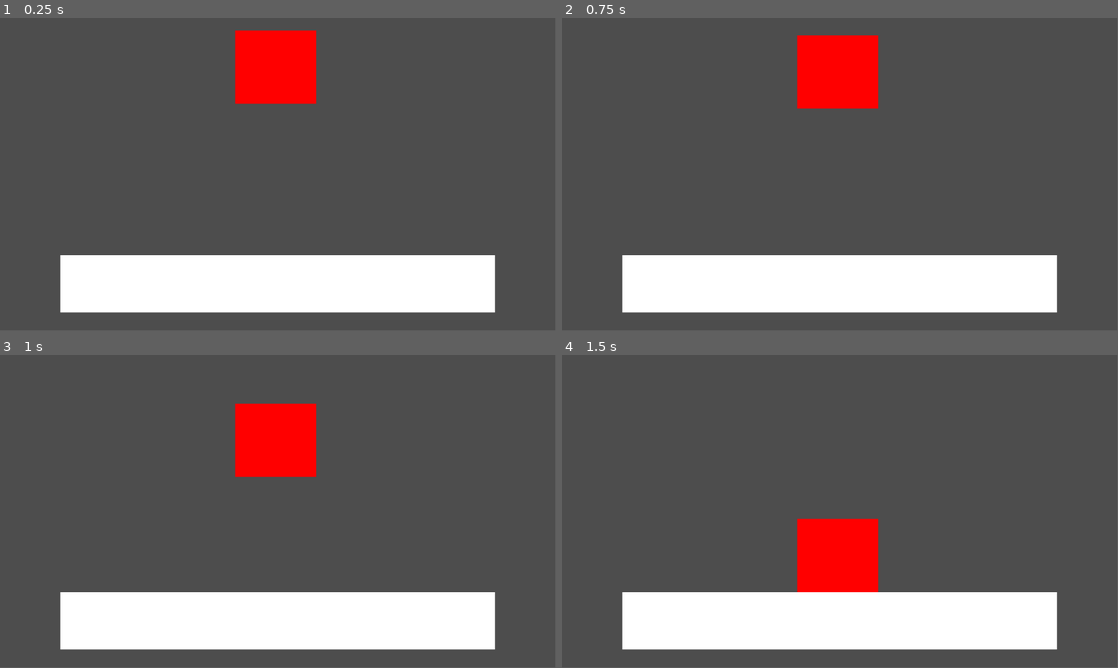
Above: before the commit, frames 1-4 (two rows, left to right).
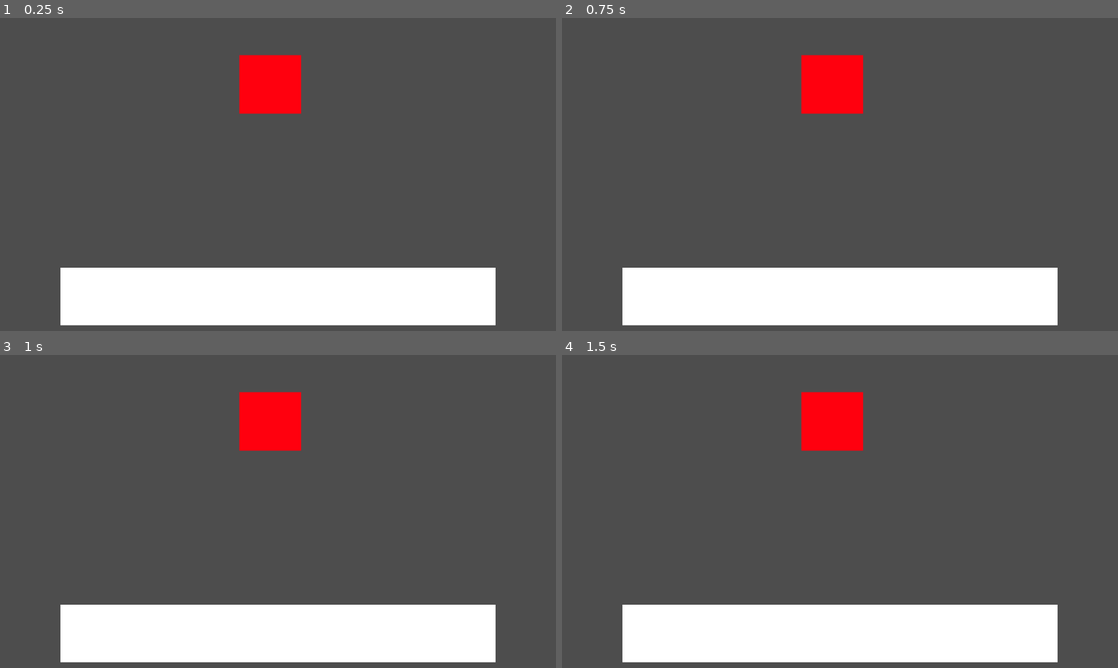
Above: after the commit, the same moments.

Repository: Tassnaz/FallingBlock
Game: Godot game, scene res://Scenes/main.tscn
The game is run twice, just before and just after one commit, with the same random seed, the same clock (stepped at 60 frames per second) and the same inputs.
Inputs (mouse positions are in pixels of both pictures, inside the frame that each line leads up to):
- Up to frame 1 (0.25 s): no input
- Up to frame 2 (0.75 s): tap Enter at 0.5 s; move the mouse to (962, 158) at 0.52 s; tap Space (Drop) at 0.6 s
- Up to frame 3 (1 s): click (400, 495) at 0.8 s
- Up to frame 4 (1.5 s): move the mouse to (728, 527) at 1.27 s; click (728, 527) at 1.35 s
In our replay, the window is 799x449 before the commit and 800x450 after it. These sizes can differ from the game's own. Grey fills any space a smaller window leaves; there, only what the larger window draws over its background counts as a difference.

The runs differ from the first frame. In frame 1, 8.6% of the frame differs, in the area x 10-90%, y 4-99%; in frame 2, 8.2%; in frame 3, 8.7%; in frame 4, 12%, in the area x 10-90%, y 11-99%.
Error before the commit: Invalid assignment of property or key 'y' with value of type 'Vector2' on a base object of type 'Vector2'. (res://Scripts/block.gd:27)

Commit message:
2025-09-01 14:46

Diff:
--- /dev/null
+++ b/Scenes/block.tscn
@@ -0,0 +1,34 @@
+[gd_scene load_steps=5 format=3 uid="uid://bs8c3m83otyvd"]
+
+[ext_resource type="Script" path="res://Scripts/block.gd" id="1_qxedk"]
+
+[sub_resource type="PlaceholderTexture2D" id="PlaceholderTexture2D_6iajj"]
+
+[sub_resource type="RectangleShape2D" id="RectangleShape2D_njwlo"]
+size = Vector2(128, 121)
+
+[sub_resource type="RectangleShape2D" id="RectangleShape2D_j74kv"]
+size = Vector2(128.5, 121)
+
+[node name="Block" type="RigidBody2D"]
+script = ExtResource("1_qxedk")
+
+[node name="Sprite2D" type="Sprite2D" parent="."]
+modulate = Color(1, 0.054902, 0.054902, 1)
+position = Vector2(554, 292.5)
+scale = Vector2(128, 121)
+texture = SubResource("PlaceholderTexture2D_6iajj")
+
+[node name="CollisionShape2D" type="CollisionShape2D" parent="."]
+position = Vector2(554, 292.5)
+shape = SubResource("RectangleShape2D_njwlo")
+
+[node name="MouseBox" type="Area2D" parent="."]
+
+[node name="CollisionShape2D" type="CollisionShape2D" parent="MouseBox"]
+position = Vector2(553.75, 292.5)
+shape = SubResource("RectangleShape2D_j74kv")
+debug_color = Color(1.97336e-06, 0.639287, 0.366812, 0.42)
+
+[connection signal="mouse_entered" from="MouseBox" to="." method="_on_mouse_box_mouse_entered"]
+[connection signal="mouse_exited" from="MouseBox" to="." method="_on_mouse_box_mouse_exited"]
--- a/Scenes/main.tscn
+++ b/Scenes/main.tscn
@@ -1,14 +1,14 @@
-[gd_scene load_steps=4 format=3 uid="uid://0cdnry12lqwy"]
+[gd_scene load_steps=3 format=3 uid="uid://0cdnry12lqwy"]
 
-[ext_resource type="Script" path="res://Scripts/block.gd" id="1_hy75b"]
+[ext_resource type="PackedScene" uid="uid://bs8c3m83otyvd" path="res://Scenes/block.tscn" id="1_o8dm0"]
 
 [sub_resource type="RectangleShape2D" id="RectangleShape2D_52lr8"]
 size = Vector2(902.5, 119)
 
-[sub_resource type="RectangleShape2D" id="RectangleShape2D_kdcfi"]
-size = Vector2(168.5, 152)
+[node name="Main" type="Node2D"]
 
-[node name="Main" type="Node2D"]
+[node name="Block" parent="." instance=ExtResource("1_o8dm0")]
+position = Vector2(6, -155)
 
 [node name="Platform" type="StaticBody2D" parent="."]
 
@@ -17,26 +17,12 @@
 anchor_left = 0.5
 anchor_right = 0.5
 offset_left = 125.0
-offset_top = 492.0
+offset_top = 517.0
 offset_right = 1027.0
-offset_bottom = 611.0
+offset_bottom = 636.0
 grow_horizontal = 2
 
 [node name="CollisionShape2D" type="CollisionShape2D" parent="Platform"]
-position = Vector2(575.75, 551.5)
+position = Vector2(575.75, 576.5)
 shape = SubResource("RectangleShape2D_52lr8")
 debug_color = Color(0.832538, 0, 0.238212, 0.42)
-
-[node name="Block" type="CharacterBody2D" parent="."]
-script = ExtResource("1_hy75b")
-
-[node name="ColorRect" type="ColorRect" parent="Block"]
-offset_left = 488.0
-offset_top = 26.0
-offset_right = 656.0
-offset_bottom = 178.0
-color = Color(1, 0, 0, 1)
-
-[node name="CollisionShape2D" type="CollisionShape2D" parent="Block"]
-position = Vector2(571.75, 102)
-shape = SubResource("RectangleShape2D_kdcfi")
--- a/Scripts/block.gd
+++ b/Scripts/block.gd
@@ -1,31 +1,19 @@
-extends CharacterBody2D
+extends RigidBody2D
 
-# Variables
-var Gravity = ProjectSettings.get_setting("physics/2d/default_gravity")
-var BlockStartPos = Vector2()
-var CanDrop = false
-@export var DropSpeed = 1
-@export var MoveSpeed = 10
+var can_click = false
 
 func _ready():
-	# Gets the initial position
-	BlockStartPos = self.position
+	freeze = true
 
 func _physics_process(delta):
-	# Makes it drop
-	if Input.is_action_just_pressed("Drop"):
-		CanDrop = true
+	if Input.is_action_just_pressed("LeftClick") && can_click == true:
+		freeze = false
 
-	if CanDrop == true:
-		velocity.y += Gravity * DropSpeed * delta
+	if Input.is_action_just_pressed("Reset"):
+		get_tree().reload_current_scene()
 
-	# Reset and making block stay in place after
-	if Input.is_action_just_pressed("Reset"):
-		CanDrop = false
+func _on_mouse_box_mouse_entered():
+	can_click = true
 
-	if CanDrop == false:
-		position.y = BlockStartPos
-
-
-
-	move_and_slide()
+func _on_mouse_box_mouse_exited():
+	can_click = false
--- a/project.godot
+++ b/project.godot
@@ -14,6 +14,10 @@
 run/main_scene="res://Scenes/main.tscn"
 config/features=PackedStringArray("4.3", "Forward Plus")
 config/icon="res://icon.svg"
+
+[display]
+
+window/stretch/mode="viewport"
 
 [input]
 
@@ -40,3 +44,12 @@
 , Object(InputEventKey,"resource_local_to_scene":false,"resource_name":"","device":-1,"window_id":0,"alt_pressed":false …(186 unchanged characters)…
 ]
 }
+LeftClick={
+"deadzone": 0.5,
+"events": [Object(InputEventMouseButton,"resource_local_to_scene":false,"resource_name":"","device":-1,"window_id":0,"alt_pressed":false,"shift_pressed":false,"ctrl_pressed":false,"meta_pressed":false,"button_mask":0,"position":Vector2(0, 0),"global_position":Vector2(0, 0),"factor":1.0,"button_index":1,"canceled":false,"pressed":false,"double_click":false,"script":null)
+]
+}
+
+[rendering]
+
+textures/canvas_textures/default_texture_filter=0
